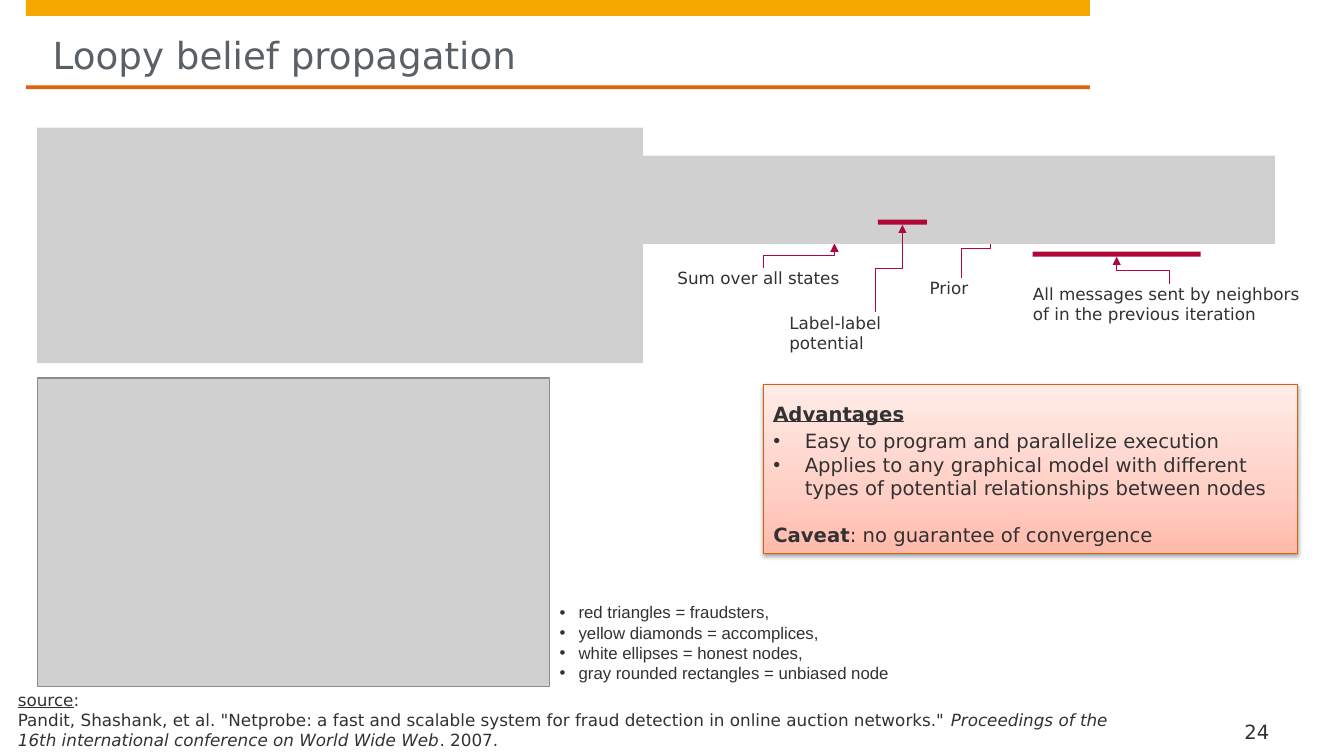
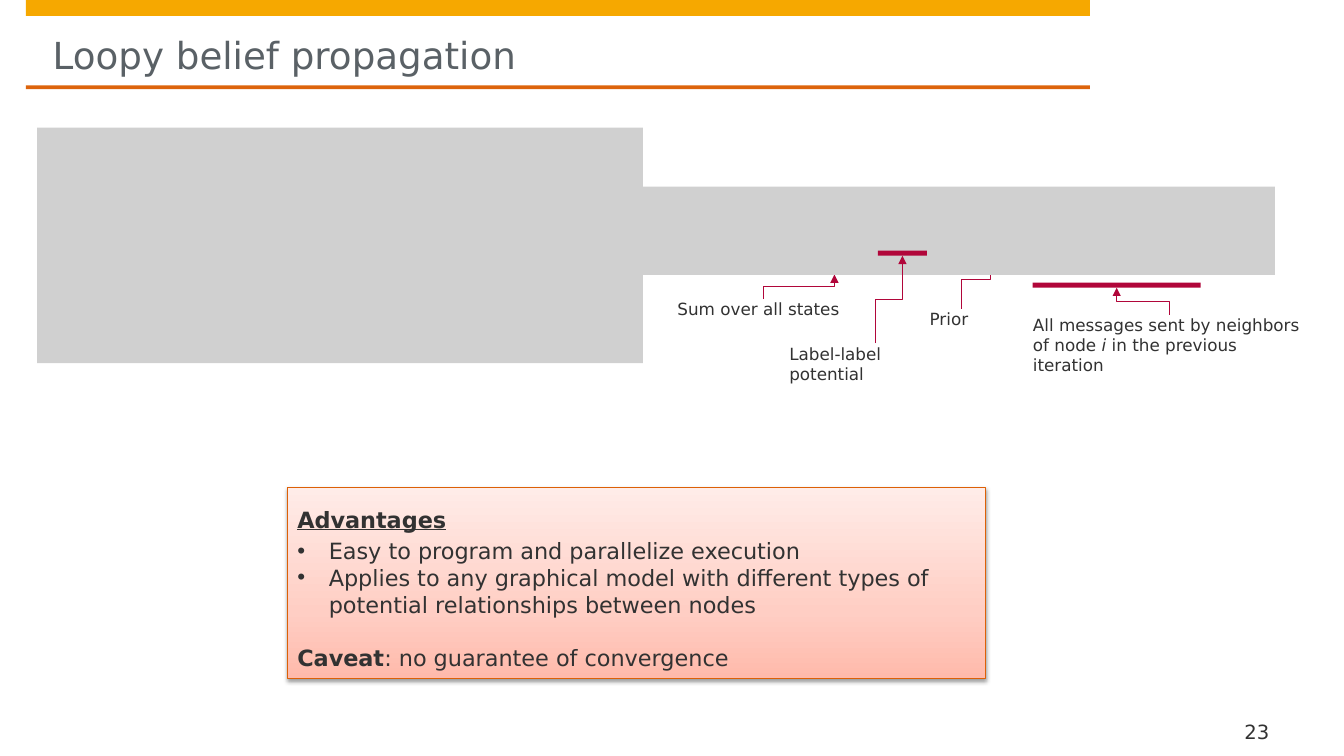
Before and after one commit to hpi-sam/GNN-Course-2020, a slide deck: slide 23 of 4. Messaging Passing for Node Classification.pptx (slide 24 before the commit). Drawn at 1344x756 pixels with LibreOffice and Linux fonts; fonts in the diff are those of the drawing; grey boxes stand for pictures; background and template pictures are left out. Boxes give left, top, right and bottom in pixels: in the first picture for what was removed or moved away, otherwise in the second. Text is boxed around its words. In the diff, an @@ line names an element or a change of style, - is before the commit and + after.

Commit message:
Added futher explanation on loopy belief propagation

```diff
--- a/4. Messaging Passing for Node Classification.pptx
+++ b/4. Messaging Passing for Node Classification.pptx
@@ 4 elbow arrows, 3 texts, 3 rectangles, 1 picture moved together from (x1=587, y1=155, x2=1275, y2=353) to (x1=587, y1=187, x2=1275, y2=384) @@
@@ text at (x1=1033, y1=318, x2=1299, y2=372): text changed @@
-All messages sent by neighbors of in the previous iteration
+All messages sent by neighbors of node i in the previous iteration
@@ picture removed at (x1=37, y1=378, x2=551, y2=687) @@
@@ rectangle "Advantages" resized from (x1=763, y1=385, x2=1298, y2=554) to (x1=287, y1=488, x2=986, y2=679) @@
@@ rectangle "Advantages" at (x1=287, y1=488, x2=986, y2=679): size 14 to 16 pt @@
@@ text removed at (x1=579, y1=606, x2=888, y2=683) @@
-• red triangles = fraudsters,
-• yellow diamonds = accomplices,
-• white ellipses = honest nodes,
-• gray rounded rectangles = unbiased node
@@ text removed at (x1=18, y1=696, x2=1108, y2=747) @@
-source:
-Pandit, Shashank, et al. "Netprobe: a fast and scalable system for fraud detection in online auction networks." Proceedings of the 16th international conference on World Wide Web. 2007.
@@ page number at (x1=1244, y1=724, x2=1269, y2=740): text changed @@
-24
+23
```
Also in this commit, not shown: 4 other slides changed, 3 slides added, 2 slides removed.
